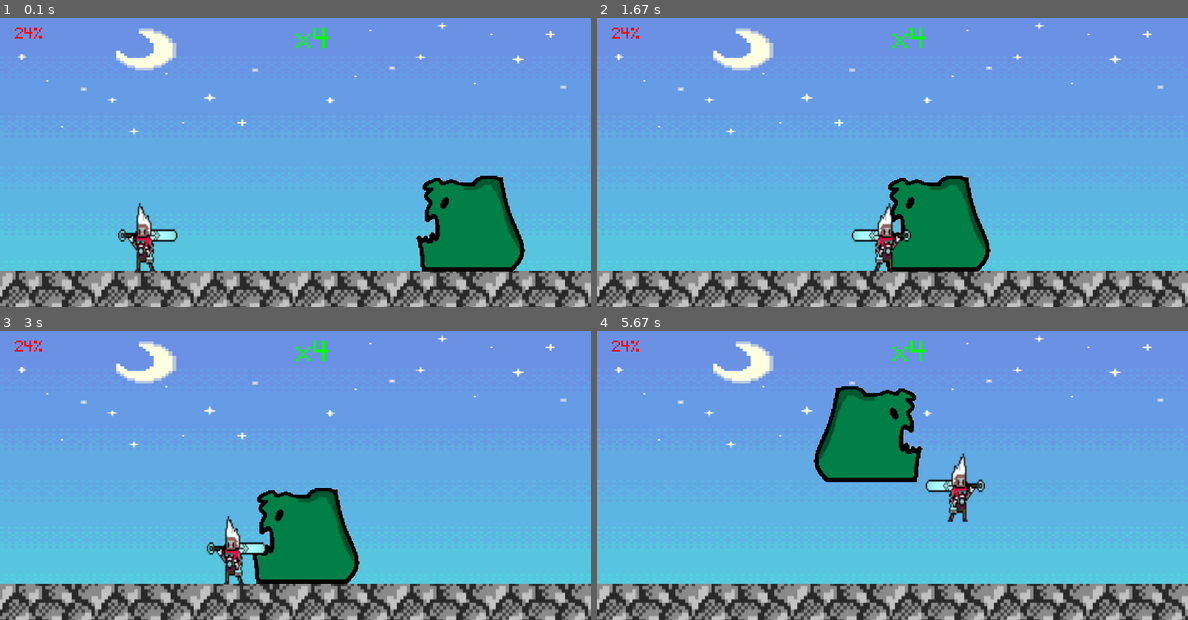
Above: before the commit, frames 1-4 (two rows, left to right).
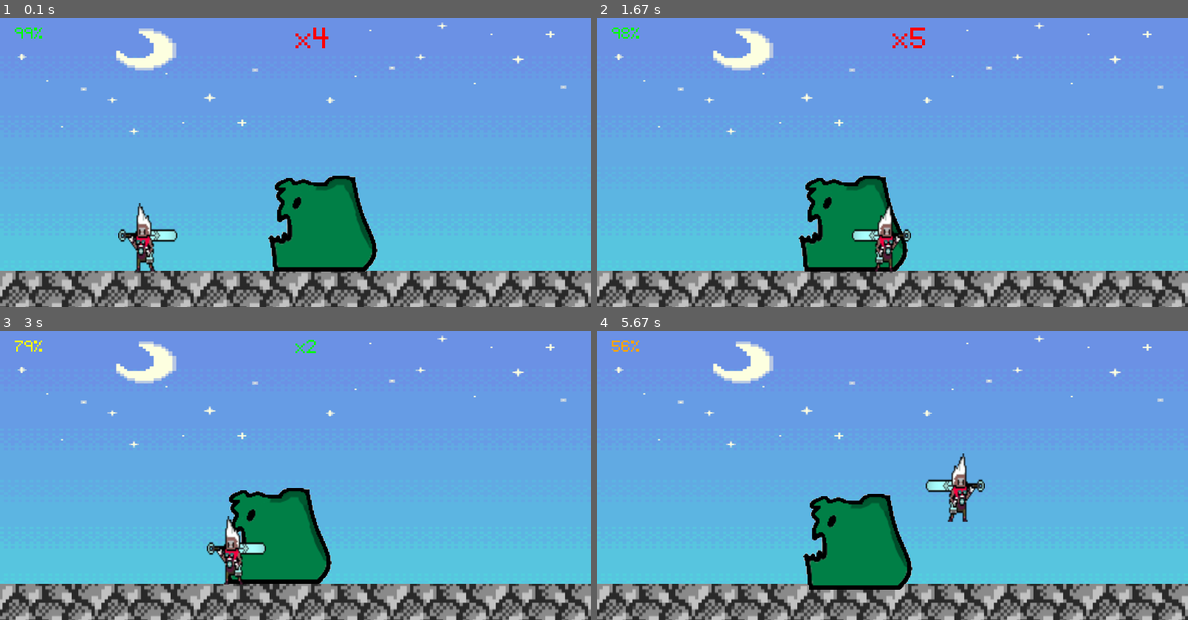
Above: after the commit, the same moments.

Repository: WINDKING-1/TheDasher
Game: pygame game, started from The dasher code.py
The game is run twice, just before and just after one commit, with the same random seed, the same clock (stepped at 60 frames per second) and the same inputs.
Inputs (mouse positions are in pixels of both pictures, inside the frame that each line leads up to):
- Up to frame 1 (0.1 s): no input
- Up to frame 2 (1.67 s): click (892, 159) at 0.38 s; hold Right 0.67-1.13 s; click (1081, 150) at 1.22 s; hold Right from 1.5 s (still down)
- Up to frame 3 (3 s): release Right at 1.97 s; hold Left 2-2.53 s; click (354, 539) at 2.62 s; click (112, 429) at 2.95 s
- Up to frame 4 (5.67 s): hold Left 3.23-3.63 s; tap Space at 3.3, 3.6, 3.73, 4.03, 4.4, 4.7, 4.9, 5.2, 5.4 s; hold Right 3.67-4.3 s; hold Left 4.33-4.8 s; hold Right 4.83-5.3 s; hold Right from 5.33 s (still down)

The runs differ from the first frame. In frame 1, 10% of the frame differs, in the area x 2-89%, y 3-88%; in frame 2, 8.8%; in frame 3, 4.0%; in frame 4, 10%, in the area x 2-56%, y 3-90%.

Commit message:
Update The dasher code.py

Diff:
--- a/The dasher code.py
+++ b/The dasher code.py
@@ -35,13 +35,17 @@
 Ground_surf2=pygame.image.load(r'e4.png').convert()
 death_screen_surf=pygame.image.load(r'died1.jpg').convert()
 Monster=pygame.image.load(r"monsterr.png").convert_alpha()
-Monster_rect=Monster.get_rect(midbottom=(650,352))
+monster_1=pygame.image.load(r"monster1.png").convert_alpha()
+monster_2=pygame.image.load(r"monster2.png").convert_alpha()
+Monster_rect=Monster.get_rect(midbottom=(450,352))
 monster_aircount=0
 Monster_jump_timer = 110
 monster_jump=0.7
 monster_movespeed=2.5
 monster_fallspeed=9
-
+monster_charged=False
+monster_jump_damdge=15
+monster_health=100
 
 player_surf=pygame.image.load(r'e3.png').convert_alpha()
 player_rect=player_surf.get_rect(midbottom=(200,352))
@@ -49,6 +53,7 @@
 player_fallseed=8
 player_jump=2.9
 player_aircount = -8
+got_hit_count=0
 
 combo_count=4
 combo_1_size=30
@@ -60,6 +65,9 @@
 combo_font_3 = pygame.font.Font(r'font/Pixeltype.ttf',combo_3_size)
 combo_font_4 = pygame.font.Font(r'font/Pixeltype.ttf',combo_4_size)
 
+player_attack_damdge=5
+attack_cd=0
+
 playerright=pygame.transform.flip(player_surf,True,False)
 playerleft=pygame.transform.flip(playerright,True,False)
 
@@ -70,7 +78,7 @@
 
 left=True
 
-player_health=24
+player_health=100
 Alive=True
 
 def playergoright():
@@ -128,7 +136,7 @@
 
 def player_bleed():
     global player_health
-    player_health-=0.1
+    player_health-=0.05
 
 def status_text():
     if player_health<=10:
@@ -160,25 +168,36 @@
     Health_surf=Text_font.render(Health_text, True,Health_color)
     screen.blit(Health_surf,(20,20))
 
+def monster_skin():
+    global Monster
+    global monster_1
+    global monster_2
+    global monster_surf
+    global monster_health
+    if monster_health>=80:
+        monster_surf=Monster
+    elif monster_health>=40:
+        monster_surf=monster_1
+    else:
+        monster_surf=monster_2
+
 def combo_coloring():
-    combo='x'+str(combo_count)
-    if combo_count==0:
+    if combo_count!=0:
+        combo='x'+str(combo_count)
+    if combo_count==1:
         combo_color='white'
-        Combo_surf=Text_font.render(combo, True,combo_color)
-    elif combo_count==1:
-        combo_color='yellow'
         Combo_surf=combo_font_1.render(combo, True,combo_color)
     elif combo_count==2:
-        combo_color='red'
+        combo_color='green'
         Combo_surf=combo_font_2.render(combo, True,combo_color)
     elif combo_count==3:
         combo_color='blue'
         Combo_surf=combo_font_3.render(combo, True,combo_color)
     elif combo_count>=4:
-        combo_color='green'
+        combo_color='red'
         Combo_surf=combo_font_4.render(combo, True,combo_color)
-
-    screen.blit(Combo_surf,(400,20))
+    if combo_count!=0:
+        screen.blit(Combo_surf,(400,20))
 
 def player_dead_check():
     global level
@@ -189,24 +208,80 @@
         Alive=False
         fps_value=5
 
+def combo_reset():
+    global combo_count
+    combo_count=0
+
+def monster_jump_system():
+    global Monster_jump_timer
+    global monster_aircount
+    global Monster_rect
+    global monster_charged
+
+    if Monster_jump_timer >= 0:
+        Monster_jump_timer -= 1
+
+    if Monster_jump_timer <= 0:
+        monster_aircount = -34
+        Monster_jump_timer = 150
+        monster_charged=True
+
+    if monster_aircount < 0:
+        Monster_rect.y += monster_aircount * monster_jump
+        monster_aircount += 1
+
+def monster_movement_system():
+    global Monster_rect
+    global player_rect
+    global monster_movespeed
+
+    if Monster_rect.x-player_rect.x>60:
+        Monster_rect.x-=monster_movespeed
+
+    elif Monster_rect.x-player_rect.x<-125:
+        Monster_rect.x+=monster_movespeed/1.5
+
+def player_attack():
+    global combo_count
+    global left
+    global player_rect
+    global Monster_rect
+    global player_attack_damdge
+    global monster_health
+    global player_health
+
+    if (left and not monster_left) or (not left and monster_left):
+        if player_rect.x-Monster_rect.x>=-90 and player_rect.x-Monster_rect.x<=155:
+            monster_health-=player_attack_damdge
+            print(monster_health)
+            combo_count+=1
+    elif player_rect.x-Monster_rect.x>=-30 and player_rect.x-Monster_rect.x<=95:
+        monster_health-=player_attack_damdge
+        print(monster_health)
+        combo_count+=1
+    if combo_count>=4:
+        player_health+=3
 
 while True:
     for event in pygame.event.get():
         if event.type==pygame.QUIT:
             pygame.quit()
             exit()
+        if event.type == pygame.MOUSEBUTTONDOWN and event.button == pygame.BUTTON_LEFT:
+            if attack_cd==0:
+                attack_cd+=15
+                player_attack()
+
 
     player_dead_check()
+
+    if attack_cd!=0:
+        attack_cd-=1
 
     if dash_timer!=0:
         dashing=True
 
-    if Monster_rect.x-player_rect.x>60:
-        Monster_rect.x-=monster_movespeed
-
-    elif Monster_rect.x-player_rect.x<-125:
-        Monster_rect.x+=monster_movespeed/1.5
-
+    monster_movement_system()
 
     if Monster_rect.x-player_rect.x>-27:
         monster_left=True
@@ -263,16 +338,16 @@
     if dash_timer >= Dash_long:
         dashing=False
 
-    if Monster_jump_timer >= 0:
-        Monster_jump_timer -= 1
-
-    if Monster_jump_timer <= 0:
-        monster_aircount = -34
-        Monster_jump_timer = 200
-
-    if monster_aircount < 0:
-        Monster_rect.y += monster_aircount * monster_jump
-        monster_aircount += 1
+    monster_jump_system()
+
+    if monster_charged and monster_aircount==0:
+        if Monster_rect.colliderect(Ground_rect):
+            monster_charged=False
+            if Monster_rect.x-player_rect.x<=120 and Monster_rect.x-player_rect.x>=-205:
+                player_health-=monster_jump_damdge
+                combo_reset()
+                got_hit_count+=1
+                print("hit number",got_hit_count)
 
     if Alive:
         if player_rect.colliderect(Ground_rect):
@@ -323,7 +398,7 @@
         if not dashing:
             gravity()
 
-    #player_bleed()
+    player_bleed()
     if (dashing_ineffect0 or dashing_ineffect1) and (player_dash or player_dash1):
         player_teleport()
     else:
@@ -335,6 +410,6 @@
     Health_min()
     status_text()
     monster_gravity()
-
+    monster_skin()
     pygame.display.update()
     fps.tick(fps_value)
